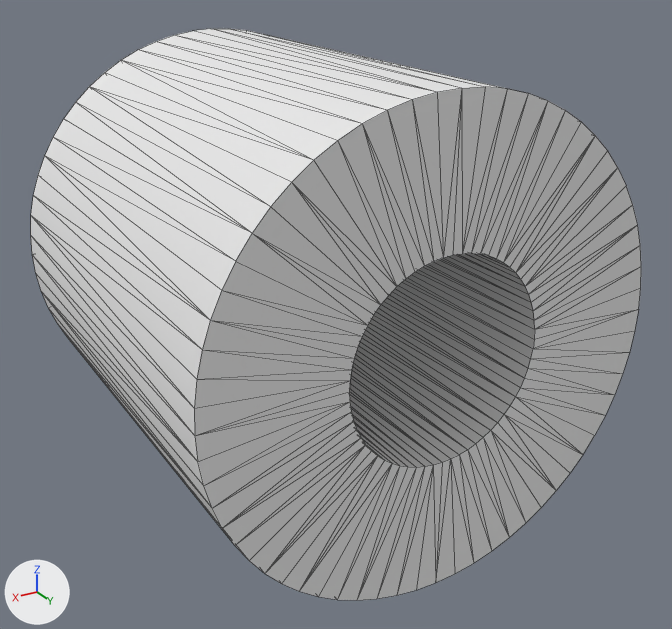
The OBJ model lgmcts/assets/kitting/ring.obj: old version first, new version second.
The view is the same before and after, from a 50 mm camera at (19.4, 24.3, 15.2) aimed at (-0.6, -8.9, -1.4). Every picture has the same lights, and +X, +Y and +Z are marked at lower left. Mesh edges are drawn as thin lines. Where no turn or scale is listed for an object, it has been applied to the vertices.

The first picture shows 'obj_0'.
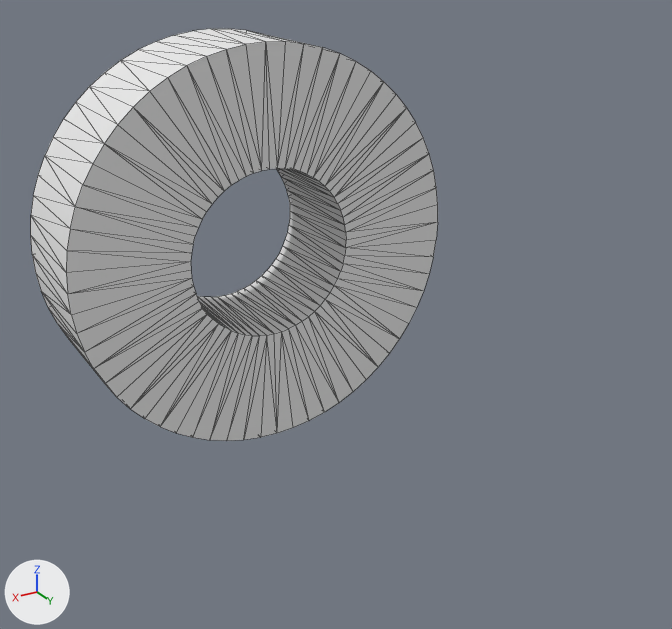
The newer file is also rescaled (x0.00289), turned or shifted as a whole; pictures and numbers use the older file's frame.

Boxes [x1, y1, x2, y2] around the edits, measured in the pictures (672 x 629 px):
'obj_0', reshaped (33% narrower, 28% shorter): before [31, 29, 641, 600]; after [31, 29, 438, 441]
part 1 of me_obj_0, deleted: before [31, 29, 641, 600]
part 2 of me_obj_0, added: after [31, 29, 438, 441]

What changed in the scene script:
```text
Change me_obj_0:
    used by ob_obj_0; location = (0.0, 0.0, 0.0)
    remove me_obj_0.from_pydata(...)  # 256 vertices, 512 faces; spans x -10.0..10.0, y -20.0..0.0, z -10.0..10.0
    add me_obj_0.from_pydata(...)  # 256 vertices, 512 faces; spans x -10.0..10.0, y -20.0..-14.0, z -10.0..10.0
    me_obj_0 part 1: 128 vertices removed from x -10.0..10.0, y 0.0, z -10.0..10.0
    me_obj_0 part 2: 128 vertices added at x -10.0..10.0, y -14.0, z -10.0..10.0
```
